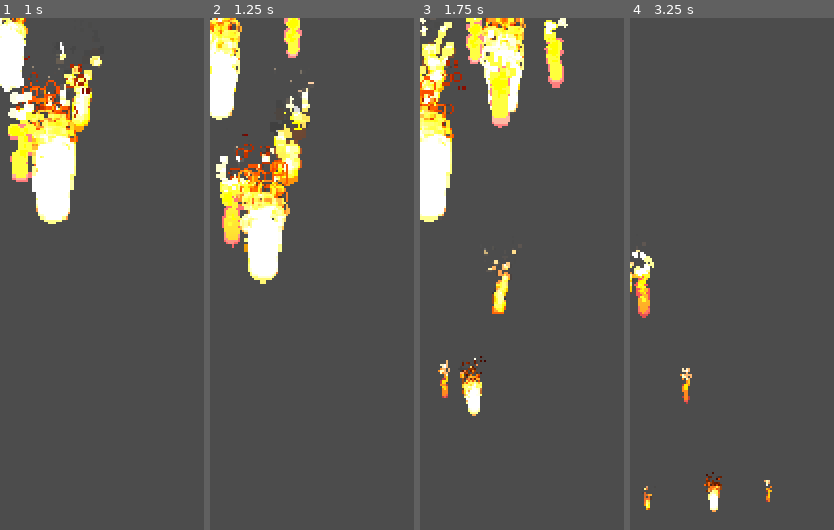
Above: before the commit, frames 1-4 (left to right).
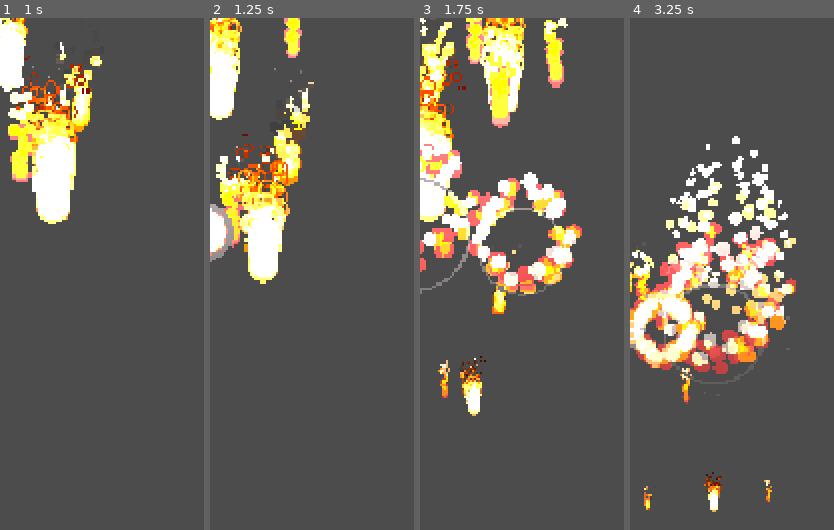
Above: after the commit, the same moments.

Repository: soapmactavish23/dawn-forest
Game: Godot game, scene res://scenes/player/spell_area.tscn
The game is run twice, just before and just after one commit, with the same random seed, the same clock (stepped at 60 frames per second) and the same inputs. This scene is started directly instead of the project's main scene.
Inputs:
- Up to frame 1 (1 s): hold Right (ui_right) from 0.53 s (still down); tap H (Dano) at 0.6 s; tap Space (ui_select) at 0.77 s
- Up to frame 2 (1.25 s): keep holding Right (ui_right)
- Up to frame 3 (1.75 s): keep holding Right (ui_right); tap Q (attack) at 1.35 s; tap Space (ui_select) at 1.52 s
- Up to frame 4 (3.25 s): release Right (ui_right) at 2.03 s; hold Left (ui_left) 2.03-2.78 s; hold S (crouch) 2.03-2.78 s; hold Right (ui_right) from 2.78 s (still down); tap W (defense) at 2.85 s; tap Space (ui_select) at 3.02 s

Frame 1 is identical in both runs. In frame 2, 1.0% of the frame differs, in the area x 0-12%, y 36-48%; in frame 3, 8.8%; in frame 4, 16%, in the area x 0-82%, y 23-71%.

Commit message:
101. Criando uma Partícula de Explosão para o nosso Feitiço.

Diff:
--- /dev/null
+++ b/scenes/effect/general_effects/explosion_particles.tscn
@@ -0,0 +1,36 @@
+[gd_scene load_steps=6 format=2]
+
+[ext_resource path="res://assets/effect/explosion/explosion_3.png" type="Texture" id=1]
+
+[sub_resource type="CanvasItemMaterial" id=1]
+particles_animation = true
+particles_anim_h_frames = 60
+particles_anim_v_frames = 1
+particles_anim_loop = false
+
+[sub_resource type="Curve" id=2]
+_data = [ Vector2( 0, 0.614773 ), 0.0, 0.0, 0, 0, Vector2( 0.494382, 0.514773 ), -1.27949, -1.27949, 0, 0, Vector2( 1, 0.642045 ), -0.539394, 0.0, 0, 0 ]
+
+[sub_resource type="CurveTexture" id=3]
+curve = SubResource( 2 )
+
+[sub_resource type="ParticlesMaterial" id=4]
+emission_shape = 2
+emission_box_extents = Vector3( 40, 1, 1 )
+flag_disable_z = true
+direction = Vector3( 0, 0, 0 )
+gravity = Vector3( 0, 0, 0 )
+orbit_velocity = 0.0
+orbit_velocity_random = 0.0
+scale_curve = SubResource( 3 )
+anim_speed = 2.0
+
+[node name="ExplosionParticles" type="Particles2D"]
+material = SubResource( 1 )
+emitting = false
+amount = 16
+lifetime = 2.5
+one_shot = true
+local_coords = false
+process_material = SubResource( 4 )
+texture = ExtResource( 1 )
--- a/scenes/management/level.tscn
+++ b/scenes/management/level.tscn
@@ -129,6 +129,7 @@
 [node name="LevelDesign" type="Node2D" parent="."]
 
 [node name="Floor" type="TileMap" parent="LevelDesign"]
+z_index = 1
 tile_set = SubResource( 10 )
 cell_size = Vector2( 32, 32 )
 collision_layer = 3
--- a/scenes/player/spell_area.tscn
+++ b/scenes/player/spell_area.tscn
@@ -1,10 +1,11 @@
-[gd_scene load_steps=9 format=2]
+[gd_scene load_steps=10 format=2]
 
 [ext_resource path="res://scenes/effect/fireball/fire_ball2.tscn" type="PackedScene" id=1]
 [ext_resource path="res://scenes/effect/fireball/fire_ball.tscn" type="PackedScene" id=2]
 [ext_resource path="res://scenes/effect/fireball/fire_ball3.tscn" type="PackedScene" id=3]
 [ext_resource path="res://assets/effect/light.png" type="Texture" id=4]
 [ext_resource path="res://scripts/player/spell_area.gd" type="Script" id=5]
+[ext_resource path="res://scenes/effect/general_effects/explosion_particles.tscn" type="PackedScene" id=6]
 
 [sub_resource type="RectangleShape2D" id=3]
 extents = Vector2( 50, 10 )
@@ -54,6 +55,30 @@
 tracks/3/imported = false
 tracks/3/enabled = true
 tracks/3/keys = {
+"times": PoolRealArray( 0 ),
+"transitions": PoolRealArray( 1 ),
+"update": 1,
+"values": [ false ]
+}
+tracks/4/type = "value"
+tracks/4/path = NodePath("ExplosionParticles:position")
+tracks/4/interp = 1
+tracks/4/loop_wrap = true
+tracks/4/imported = false
+tracks/4/enabled = true
+tracks/4/keys = {
+"times": PoolRealArray( 0 ),
+"transitions": PoolRealArray( 1 ),
+"update": 0,
+"values": [ Vector2( 0, 0 ) ]
+}
+tracks/5/type = "value"
+tracks/5/path = NodePath("ExplosionParticles:emitting")
+tracks/5/interp = 1
+tracks/5/loop_wrap = true
+tracks/5/imported = false
+tracks/5/enabled = true
+tracks/5/keys = {
 "times": PoolRealArray( 0 ),
 "transitions": PoolRealArray( 1 ),
 "update": 1,
@@ -111,6 +136,30 @@
 "update": 1,
 "values": [ false, true ]
 }
+tracks/4/type = "value"
+tracks/4/path = NodePath("ExplosionParticles:position")
+tracks/4/interp = 1
+tracks/4/loop_wrap = true
+tracks/4/imported = false
+tracks/4/enabled = true
+tracks/4/keys = {
+"times": PoolRealArray( 0, 2 ),
+"transitions": PoolRealArray( 1, 1 ),
+"update": 0,
+"values": [ Vector2( 0, 0 ), Vector2( 0, 60 ) ]
+}
+tracks/5/type = "value"
+tracks/5/path = NodePath("ExplosionParticles:emitting")
+tracks/5/interp = 1
+tracks/5/loop_wrap = true
+tracks/5/imported = false
+tracks/5/enabled = true
+tracks/5/keys = {
+"times": PoolRealArray( 0, 1 ),
+"transitions": PoolRealArray( 1, 1 ),
+"update": 1,
+"values": [ false, true ]
+}
 
 [node name="SpellArea" type="Area2D"]
 script = ExtResource( 5 )
@@ -140,4 +189,6 @@
 anims/RESET = SubResource( 2 )
 anims/light_stength = SubResource( 1 )
 
+[node name="ExplosionParticles" parent="." instance=ExtResource( 6 )]
+
 [connection signal="animation_finished" from="Animation" to="." method="_on_animation_finished"]
--- a/scripts/player/spell_area.gd
+++ b/scripts/player/spell_area.gd
@@ -5,7 +5,7 @@
 
 func _ready():
 	for children in get_children():
-		if children is Particles2D:
+		if children is Particles2D and children.name != "ExplosionParticles":
 			children.emitting = true
 
 
